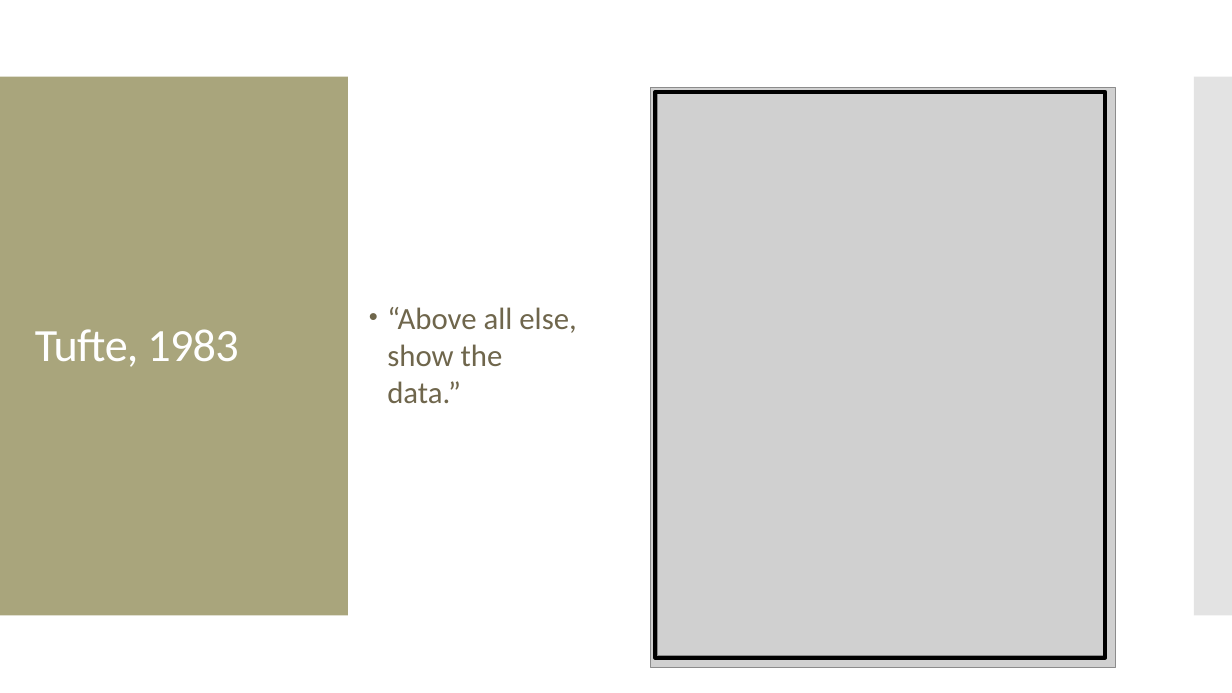
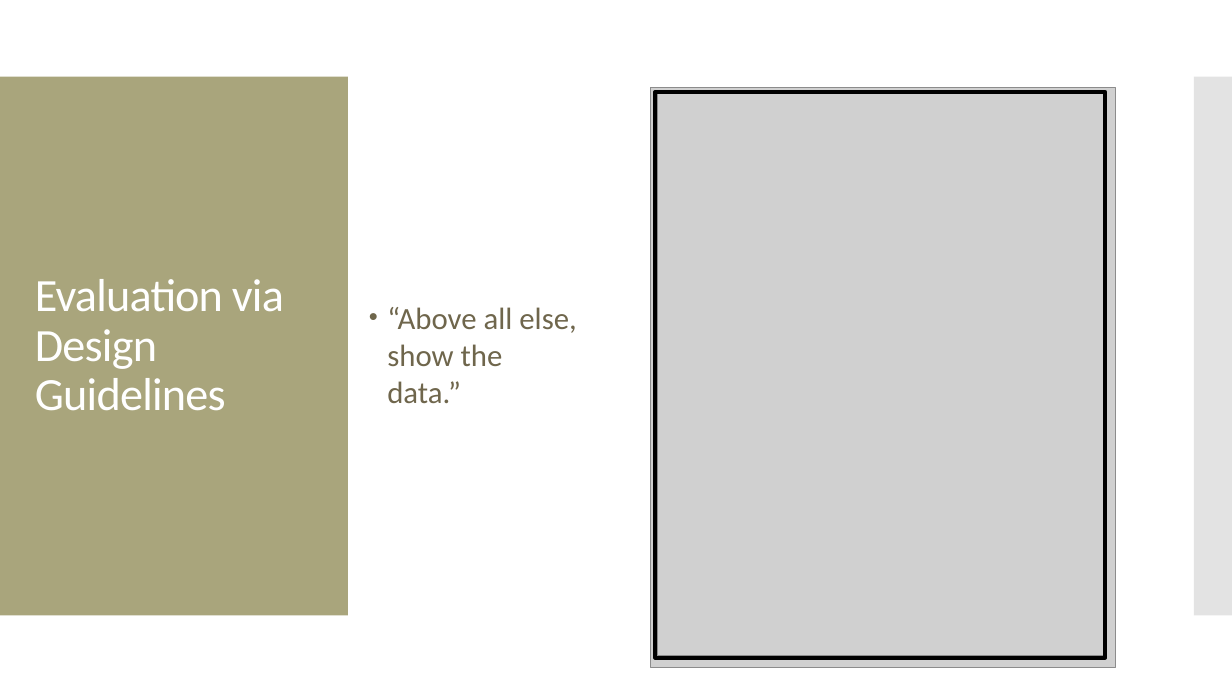
Before and after one commit to amosca01/SDS-CS235, a slide deck: slide 6 of slides/12-evaluation.pptx (slide 4 before the commit). Drawn at 1232x693 pixels with LibreOffice and Linux fonts; fonts in the diff are those of the drawing; grey boxes stand for pictures. Boxes give left, top, right and bottom in pixels: in the first picture for what was removed or moved away, otherwise in the second. Text is boxed around its words. In the diff, an @@ line names an element or a change of style, - is before the commit and + after.

```diff
--- a/slides/12-evaluation.pptx
+++ b/slides/12-evaluation.pptx
@@ text at (35,279,284,411): text changed @@
-Tufte, 1983
+Evaluation via Design Guidelines
```
Also in this commit, not shown: 11 other slides changed, 10 slides added, 4 slides removed, 9 other files.
